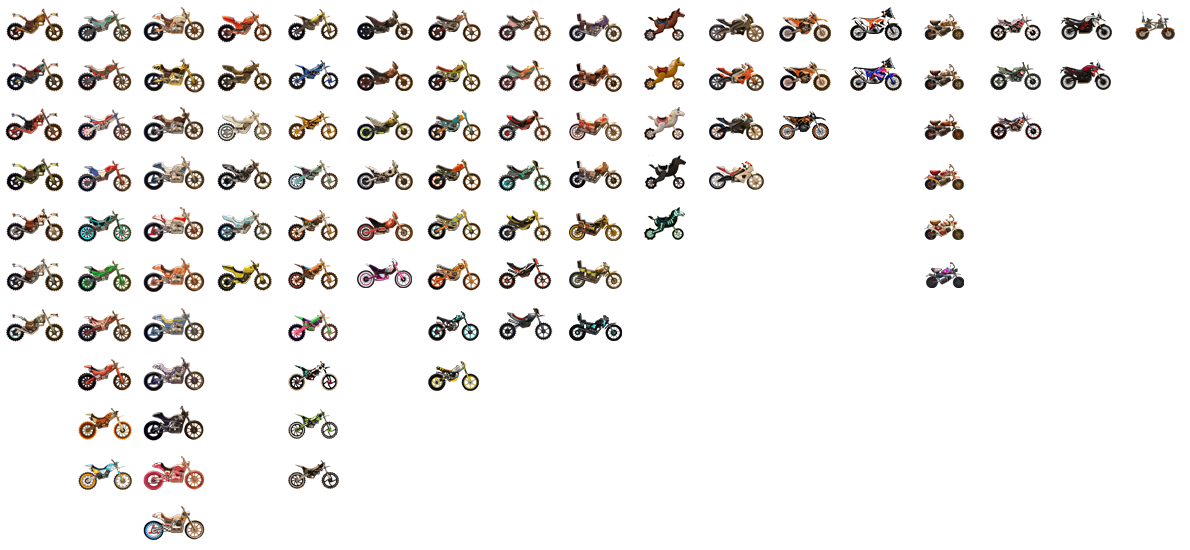
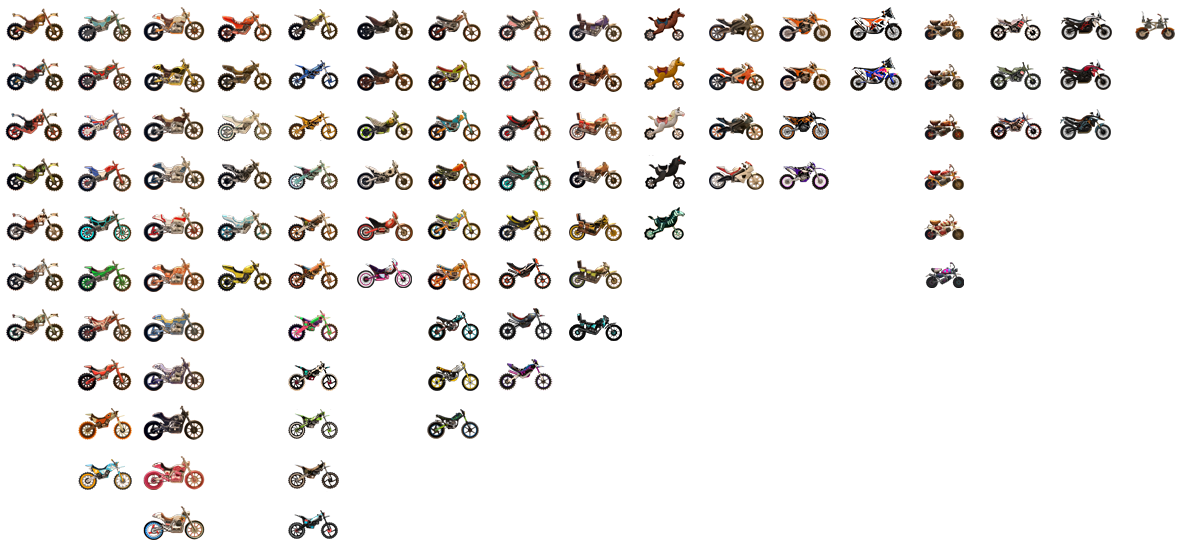
Before/after of a 1190x550 layered artwork. What changed in the layer stack:
painted on "mantis" over [288, 510, 338, 539]
painted on "riptide" over [427, 409, 479, 439]
painted on "berserker" over [498, 359, 553, 391]
painted on "ktm" over [779, 161, 829, 190]
painted on "bmw" over [1060, 109, 1111, 140]
